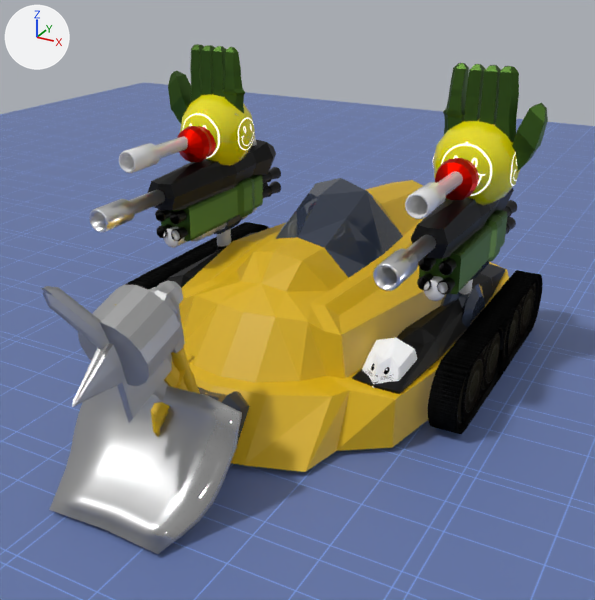
An edit to the Blender file artwork/bots/bot-1.blend, drawn before and after from the same camera.
Both versions are drawn from a 50 mm camera at (1.42, -2.91, 1.59) aimed at (0.05, -0.42, 0.34). The lights are fixed; the arrows at upper left show +X, +Y and +Z.

Script lines for the objects in view, before the commit:
```python
ob_floor = bpy.data.objects.new('Floor', me_plane_001)
ob_floor.location = (0.0, 0.0, 0.0)
ob_floor.scale = (5.08, 5.08, 5.08)
ob_weaponfistlmodel_002 = bpy.data.objects.new('WeaponFistLModel.002', me_cube_024)
ob_weaponfistlmodel_002.location = (0.568, 0.0, 0.817)
ob_weaponfistlmodel_002.scale = (0.147, 0.0368, 0.147)
ob_weaponfistrmodel = bpy.data.objects.new('WeaponFistRModel', me_cube_019)
ob_weaponfistrmodel.location = (-0.568, 0.0, 0.817)
ob_weaponfistrmodel.rotation_euler = (3.142, 0.0, 0.0)  # degrees (180, 0, 0)
ob_weaponfistrmodel.scale = (-0.147, -0.0368, -0.147)
ob_weaponflipper = bpy.data.objects.new('WeaponFlipper', me_plane)
ob_weaponflipper.parent = ob_weaponflipperempty
ob_weaponflipper.location = (0.0, -0.309, 0.159)
ob_weaponflipper.rotation_euler = (-0.761, 0.0, 0.0)  # degrees (-44, 0, 0)
ob_weaponflipper.scale = (0.884, 0.884, 0.884)
ob_weaponrocketlouter = bpy.data.objects.new('WeaponRocketLOuter', me_cube_022)
ob_weaponrocketlouter.parent = ob_weaponrocketlcontrolempty
ob_weaponrocketlouter.location = (0.567, 0.0374, 0.472)
ob_weaponrocketlouter.scale = (0.00381, 0.0039, 0.00381)
ob_weaponrocketrouter = bpy.data.objects.new('WeaponRocketROuter', me_cube_011)
ob_weaponrocketrouter.parent = ob_weaponrocketrcontrolempty
ob_weaponrocketrouter.location = (0.567, 0.0374, 0.472)
ob_weaponrocketrouter.scale = (0.00381, 0.0039, 0.00381)
# also in view: 'WeaponRocketRBarrels' at (-0.57, 0.02, 0.52); 'WeaponFlamethrowerLCanister' at (0.56, -0.04, 0.82); 'WeaponHammerEnd' at (0.01, -1.28, 0.57); 'WeaponRocketLBarrels' at (0.57, 0.02, 0.52); 'WeaponHammerTop' at (0.01, -1.14, 0.55)
```
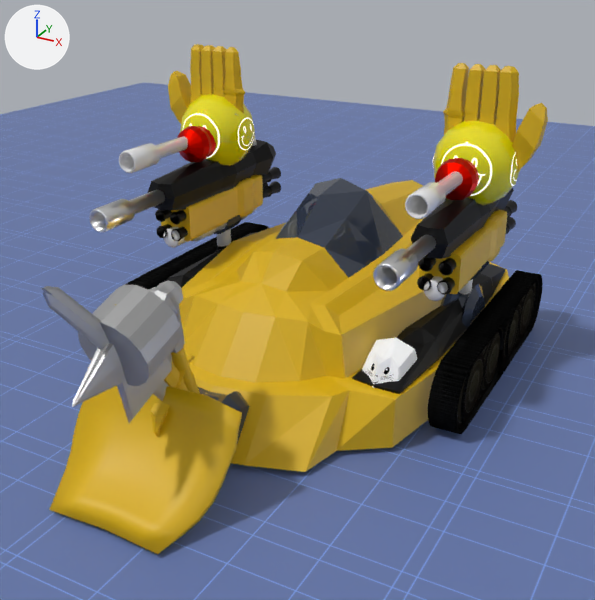
Patch to the scene script:
```diff
--- a/artwork/bots/bot-1.blend.py
+++ b/artwork/bots/bot-1.blend.py
@@ me_cube_022 @@
 me_cube_022.from_pydata(...)  # 139 vertices, 120 faces; spans x 0.0..22.4, y -95.0..51.2, z 0.0..22.4
-me_cube_022.materials.append(mat_gunmetal2)  # dark green #496b2c
+me_cube_022.materials.append(mat_matbody)  # yellow #dbb100
@@ me_cube_024 @@
 me_cube_024.from_pydata(...)  # 315 vertices, 310 faces; spans x -0.97..1.56, y -1.27..2.72, z -0.72..2.49
-me_cube_024.materials.append(mat_gunmetal2)  # dark green #496b2c
+me_cube_024.materials.append(mat_matbody)  # yellow #dbb100
@@ me_cube_011 @@
 me_cube_011.from_pydata(...)  # 139 vertices, 120 faces; spans x 0.0..22.4, y -95.0..51.2, z 0.0..22.4
-me_cube_011.materials.append(mat_gunmetal2)  # dark green #496b2c
+me_cube_011.materials.append(mat_matbody)  # yellow #dbb100
@@ me_cube_019 @@
 me_cube_019.from_pydata(...)  # 315 vertices, 310 faces; spans x -0.97..1.56, y -1.27..2.72, z -0.72..2.49
-me_cube_019.materials.append(mat_gunmetal2)  # dark green #496b2c
+me_cube_019.materials.append(mat_matbody)  # yellow #dbb100
@@ me_plane @@
 me_plane.from_pydata(...)  # 90 vertices, 88 faces; spans x -0.718..0.718, y -0.862..0.138, z 0.085..0.738
-me_plane.materials.append(mat_steel)
+me_plane.materials.append(mat_matbody)  # yellow #dbb100
```

Location of each change, [x1, y1, x2, y2] in pixels of the pictures (595 x 600 px):
'WeaponFlipper', recoloured (white to yellow): [49, 386, 242, 554] in both
'WeaponFistLModel.002', recoloured (green to yellow): [443, 63, 548, 172] in both
'WeaponFistRModel', recoloured (green to yellow): [168, 44, 245, 123] in both
'WeaponRocketROuter', recoloured: [161, 175, 263, 241] in both
'WeaponRocketLOuter', recoloured (green to yellow): [419, 210, 507, 294] in both
